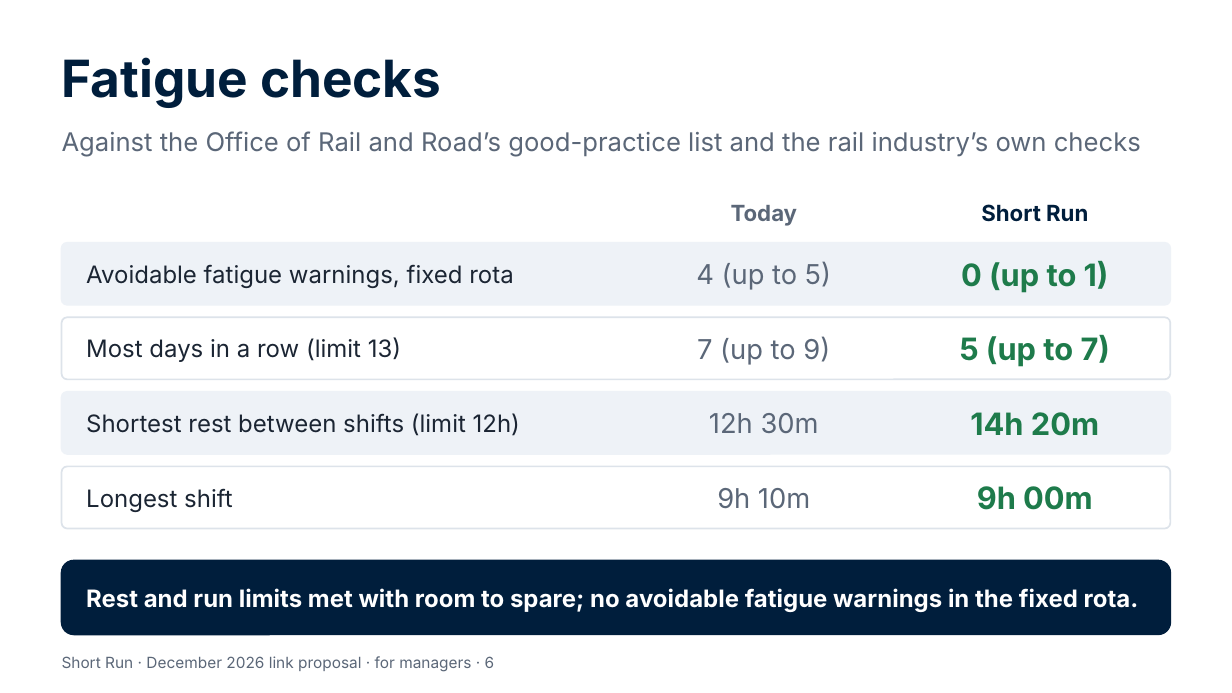
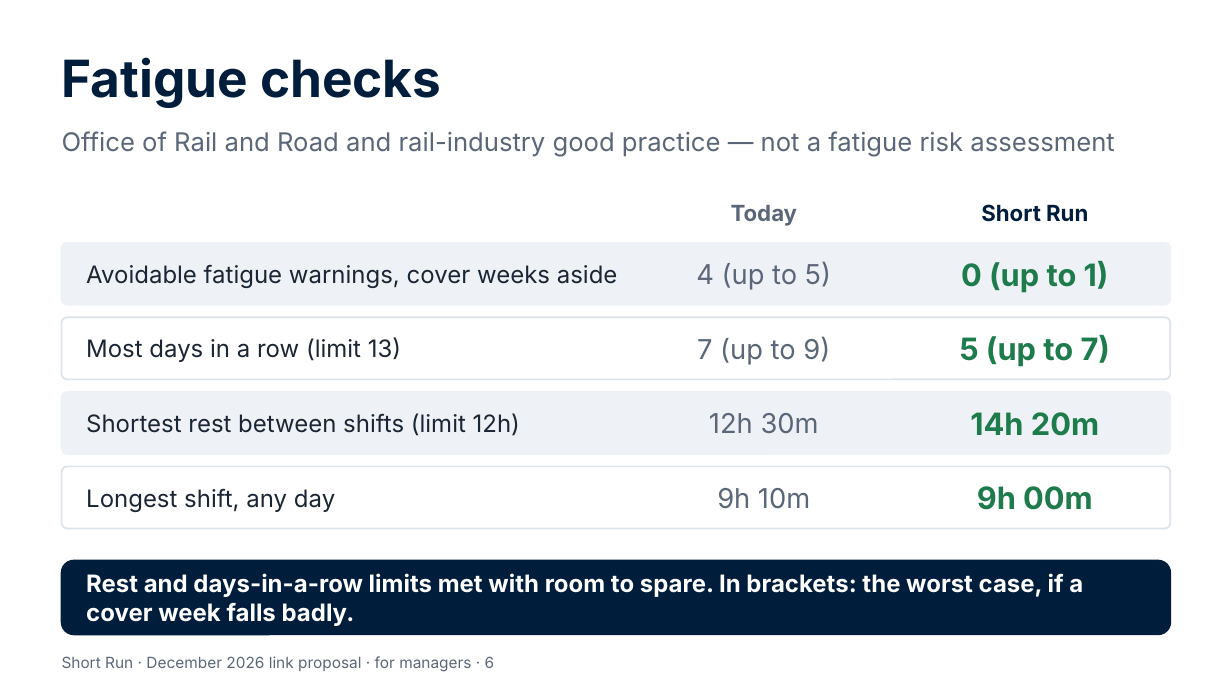
Before and after one commit to Garethdavidmiller/roster-app, a slide deck: slide 6 of docs/links-26/presentations/Short-Run-for-managers.pptx. Drawn at 1232x693 pixels with LibreOffice and Linux fonts; fonts in the diff are those of the drawing. Boxes give left, top, right and bottom in pixels: in the first picture for what was removed or moved away, otherwise in the second. Text is boxed around its words. In the diff, an @@ line names an element or a change of style, - is before the commit and + after.

```diff
--- a/docs/links-26/presentations/Short-Run-for-managers.pptx
+++ b/docs/links-26/presentations/Short-Run-for-managers.pptx
@@ text at box(62, 131, 1114, 157): text changed @@
-Against the Office of Rail and Road’s good-practice list and the rail industry’s own checks
+Office of Rail and Road and rail-industry good practice — not a fatigue risk assessment
@@ text at box(86, 264, 618, 288): text changed @@
-Avoidable fatigue warnings, fixed rota
+Avoidable fatigue warnings, cover weeks aside
@@ text at box(86, 488, 335, 512): text changed @@
-Longest shift
+Longest shift, any day
@@ text at box(86, 573, 1083, 626): text changed @@
-Rest and run limits met with room to spare; no avoidable fatigue warnings in the fixed rota.
+Rest and days-in-a-row limits met with room to spare. In brackets: the worst case, if a cover week falls badly.
```
Also in this commit, not shown: 9 other slides changed, 35 other files.
